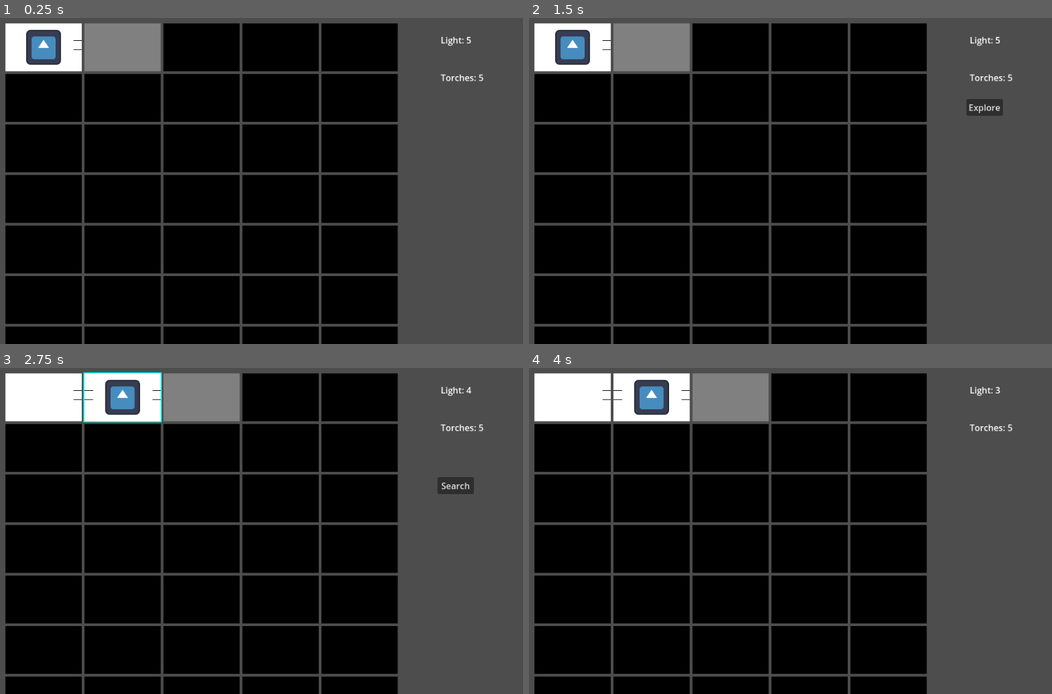
Above: before the commit, frames 1-4 (two rows, left to right).
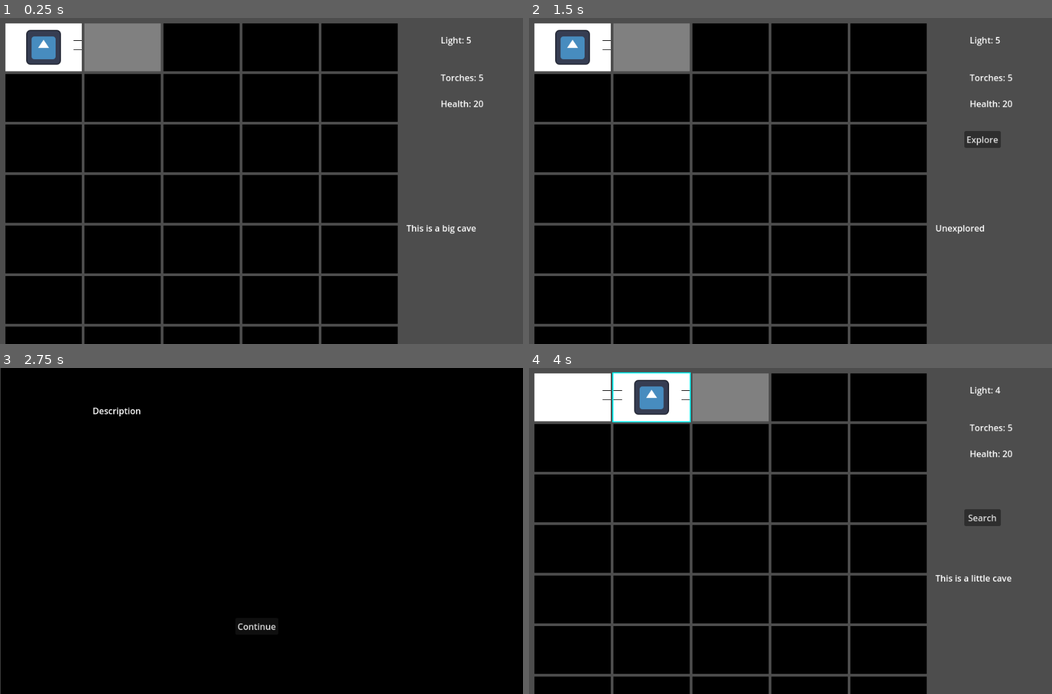
Above: after the commit, the same moments.

Repository: harmadillotw/LD57
Game: Godot game, scene res://Scenes/Main.tscn
Same seed, same stepped clock (60 frames per second), same inputs: the game is played once before the commit and once after it. The engine's default icon, where the game draws it, is replaced by a stand-in: a white triangle on a blue panel in a dark square.
Inputs (mouse positions are in pixels of both pictures, inside the frame that each line leads up to):
- Up to frame 1 (0.25 s): no input
- Up to frame 2 (1.5 s): tap Enter at 0.5 s; drag from (570, 47) to (732, 47) at 0.52 s; tap Space at 1.25 s; drag from (649, 47) to (811, 47) at 1.27 s
- Up to frame 3 (2.75 s): click "Explore" at 2 s
- Up to frame 4 (4 s): click "Search" at 2.75 s; click (785, 625) at 3.5 s, where only the run after the commit has a clickable "Continue"

The runs differ from the first frame. In frame 1, 0.2% of the frame differs, in the area x 77-93%, y 25-67%; in frame 2, 0.8%; in frame 3, 39%, in the area x 0-100%, y 0-100%; in frame 4, 0.8%.

Commit message:
added events - basics

Diff:
--- /dev/null
+++ b/Scenes/EventPanel.tscn
@@ -0,0 +1,42 @@
+[gd_scene load_steps=3 format=3 uid="uid://clyq0flge8xkt"]
+
+[ext_resource type="Script" uid="uid://byhqhgp7f0djd" path="res://Scripts/EventPanelController.gd" id="1_u7p6f"]
+
+[sub_resource type="StyleBoxFlat" id="StyleBoxFlat_u7p6f"]
+bg_color = Color(0, 0, 0, 1)
+
+[node name="EventPanel" type="Node2D"]
+script = ExtResource("1_u7p6f")
+
+[node name="Panel" type="Panel" parent="."]
+offset_right = 962.0
+offset_bottom = 602.0
+theme_override_styles/panel = SubResource("StyleBoxFlat_u7p6f")
+metadata/_edit_lock_ = true
+
+[node name="RichTextLabel" type="RichTextLabel" parent="Panel"]
+layout_mode = 0
+offset_left = 169.0
+offset_top = 67.0
+offset_right = 812.0
+offset_bottom = 391.0
+text = "Description"
+
+[node name="Button1" type="Button" parent="Panel"]
+layout_mode = 0
+offset_left = 431.0
+offset_top = 460.0
+offset_right = 481.0
+offset_bottom = 491.0
+text = "Close"
+
+[node name="Button2" type="Button" parent="Panel"]
+layout_mode = 0
+offset_left = 431.0
+offset_top = 506.0
+offset_right = 481.0
+offset_bottom = 537.0
+text = "Close"
+
+[connection signal="pressed" from="Panel/Button1" to="." method="_on_button_pressed"]
+[connection signal="pressed" from="Panel/Button2" to="." method="_on_button_2_pressed"]
--- a/Scenes/Main.tscn
+++ b/Scenes/Main.tscn
@@ -1,6 +1,7 @@
-[gd_scene load_steps=2 format=3 uid="uid://b04jkm5ht1kri"]
+[gd_scene load_steps=3 format=3 uid="uid://b04jkm5ht1kri"]
 
 [ext_resource type="Script" uid="uid://dnded3vnu0mv6" path="res://Scripts/GameController.gd" id="1_idj7w"]
+[ext_resource type="PackedScene" uid="uid://clyq0flge8xkt" path="res://Scenes/EventPanel.tscn" id="2_idj7w"]
 
 [node name="Node2D" type="Node2D"]
 script = ExtResource("1_idj7w")
@@ -9,24 +10,24 @@
 position = Vector2(480, 300)
 
 [node name="MoveButton" type="Button" parent="Camera2D"]
-offset_left = 325.0
-offset_top = -46.0
-offset_right = 392.0
-offset_bottom = -15.0
+offset_left = 321.0
+offset_top = 13.0
+offset_right = 388.0
+offset_bottom = 44.0
 text = "Move"
 
 [node name="SearchButton" type="Button" parent="Camera2D"]
-offset_left = 323.0
-offset_top = -99.0
-offset_right = 390.0
-offset_bottom = -68.0
+offset_left = 319.0
+offset_top = -40.0
+offset_right = 386.0
+offset_bottom = -9.0
 text = "Search"
 
 [node name="ExploreButton" type="Button" parent="Camera2D"]
-offset_left = 323.0
-offset_top = -151.0
-offset_right = 390.0
-offset_bottom = -120.0
+offset_left = 319.0
+offset_top = -92.0
+offset_right = 386.0
+offset_bottom = -61.0
 text = "Explore"
 
 [node name="LightLabel" type="Label" parent="Camera2D"]
@@ -43,6 +44,25 @@
 offset_bottom = -179.0
 text = "Torchs:"
 
+[node name="HealthLabel" type="Label" parent="Camera2D"]
+offset_left = 329.0
+offset_top = -154.0
+offset_right = 386.0
+offset_bottom = -131.0
+text = "Health:"
+
+[node name="DescriptionLabel" type="RichTextLabel" parent="Camera2D"]
+offset_left = 266.0
+offset_top = 75.0
+offset_right = 460.0
+offset_bottom = 265.0
+text = "Description"
+
+[node name="EventPanel" parent="Camera2D" instance=ExtResource("2_idj7w")]
+visible = false
+top_level = true
+position = Vector2(1, 0)
+
 [connection signal="pressed" from="Camera2D/MoveButton" to="." method="_on_move_button_pressed"]
 [connection signal="pressed" from="Camera2D/SearchButton" to="." method="_on_search_button_pressed"]
 [connection signal="pressed" from="Camera2D/ExploreButton" to="." method="_on_explore_button_pressed"]
--- /dev/null
+++ b/Scripts/Event.gd
@@ -0,0 +1,13 @@
+class_name Event
+
+var event_value = []
+var test := ""
+var health1 := 0
+var health2 := 0
+var light1 := 0
+var light2 := 0
+var torches1 := 0
+var torches2 := 0
+var options := 1
+var option1 := ""
+var options2 := ""
--- /dev/null
+++ b/Scripts/EventPanelController.gd
@@ -0,0 +1,37 @@
+extends Node2D
+
+@onready var textLabel : RichTextLabel = $Panel/RichTextLabel
+@onready var button1 : Button = $Panel/Button1
+@onready var button2 : Button = $Panel/Button2
+
+var event := 0
+var descText := ""
+
+signal event_completed()
+
+func setText(newText):
+	textLabel.text = newText
+func populateEvent(newText, eventNum):
+	descText = newText + "/n/n" + Global.events[event][9]
+	event = eventNum
+	button1.text = Global.events[event][7]
+	button2.text = Global.events[event][8]
+	if Global.events[event][6] == 2:
+		button2.set_visible(true)
+	else:
+		button2.set_visible(false)
+
+func _on_button_pressed() -> void:
+	Global.player.health += Global.events[event][0]
+	Global.player.torches += Global.events[event][4]
+	Global.player.light += Global.events[event][2]
+	event_completed.emit()
+	self.set_visible(false)
+
+func _on_button_2_pressed() -> void:
+
+	Global.player.health += Global.events[event][1]
+	Global.player.torches += Global.events[event][5]
+	Global.player.light += Global.events[event][3]
+	event_completed.emit()
+	self.set_visible(false)
--- /dev/null
+++ b/Scripts/Events.gd
@@ -0,0 +1,45 @@
+extends Node
+
+var numEvents = 2
+
+const Descriptions = ["You stand at the entrance to a vast cave system",
+"This is a cave",
+"This is a big cave",
+"This is a little cave",
+"It is damp",
+"Your words echo around the chamber"]
+
+const EventDesc = ["", "Do a thing"]
+
+const EventH1 = [0,1]
+const EventH2 = [0,2]
+const EventL1 = [0,1]
+const EventL2 = [0,2]
+const EventT1 = [0,1]
+const EventT2 = [0,2]
+const EventOptions = [1,2]
+const EventOpt1 = ["Continue","Do it"]
+const EventOpt2 = ["","Don't do it"]
+#explore events
+#waterfall
+#lake
+#crystal cave
+# stalactites
+# stalagmites
+# light
+# bioluminescence
+# wall art.
+# ancient tools/ remains
+#animals
+	# cave spider
+	# mole
+	# dragon
+	# bats
+	# snake
+
+#search events
+# stuff for torches
+# rest/recovery
+# damage
+	# fall
+	# cut
--- a/Scripts/GameController.gd
+++ b/Scripts/GameController.gd
@@ -9,6 +9,11 @@
 
 @onready var lightLabel: Label = $Camera2D/LightLabel
 @onready var torchLabel: Label = $Camera2D/TorchLabel
+@onready var healthLabel: Label = $Camera2D/HealthLabel
+@onready var descriptionLabel : RichTextLabel = $Camera2D/DescriptionLabel
+
+@onready var eventLabel: Node2D = $Camera2D/EventPanel
+
 
 var previousPlayerTileId
 var playerTileId
@@ -17,11 +22,13 @@
 
 
 func _ready() -> void:
+	populateEvents()
 	initialiseGrid()
 	var instance = tileGridScene.instantiate()
 	instance.populate()
 	instance.position = Vector2(10,10)
 	instance.tile_selected.connect(_on_Emitter_tile_selected)
+	eventLabel.event_completed.connect(_on_Event_Complete)
 	add_child(instance)
 	updateStatus()
 	_on_Emitter_tile_selected(0)
@@ -29,11 +36,16 @@
 	playerTileId = 0
 	clearAccessible(0)
 	setAccessible(0)
+	updateDescription()
 
 func _on_Emitter_tile_selected(id):
 	selectedTile = Global.tileDictionary[id]
 	selectedTileStat = Global.tileStatsDictionary[id]
+	updateDescription()
 	updateUI()
+
+func _on_Event_Complete():
+	updateStatus()
 
 func updateUI():
 	exploreButton.set_visible(false)
@@ -87,18 +99,29 @@
 func _on_explore_button_pressed() -> void:
 	if selectedTile:
 		Global.tileStatsDictionary[selectedTile.id].explored = true
+		var description = Global.tileStatsDictionary[selectedTile.id].description
+		var displayText = Events.Descriptions[description]
+		updateDescription()
 		selectedTile.exploreTile()
+		eventLabel.populateEvent(displayText,Global.tileStatsDictionary[selectedTile.id].event)
+		#eventLabel.setText(displayText)
+		eventLabel.set_visible(true)
+		updateDescription()
 		movePlayer()
 		updateUI()
 
 
 func _on_search_button_pressed() -> void:
+	Global.tileStatsDictionary[selectedTile.id].searched = true
+	selectedTile.setSearched(true)
 	updateLight()
+	updateUI()
 
 
 func _on_move_button_pressed() -> void:
 	if (Global.player.location_id != selectedTile.id):
 		movePlayer()
+		updateDescription()
 
 func movePlayer():
 		Global.player.location_id = selectedTile.id
@@ -122,6 +145,14 @@
 			newY = maxY
 		camera.position = Vector2(camera.position.x,newY)
 
+func updateDescription():
+	if Global.tileStatsDictionary[selectedTile.id].explored:
+		var description = Global.tileStatsDictionary[selectedTile.id].description
+		var displayText = Events.Descriptions[description]
+		descriptionLabel.text = displayText
+	else:
+		descriptionLabel.text = "Unexplored"
+
 func updateLight():
 	Global.player.light -= 1
 	if Global.player.light == 0:
@@ -132,6 +163,7 @@
 	if Global.player:
 		lightLabel.text = "Light: " + str(Global.player.light)
 		torchLabel.text = "Torches: " + str(Global.player.torches)
+		healthLabel.text = "Health: " + str(Global.player.health)
 	if Global.player.torches == 0:
 		pass
 		#End game
@@ -139,7 +171,7 @@
 func initialiseGrid():
 	var rng = RandomNumberGenerator.new()
 	var randSeed = randi() % 1000000
-
+	#randSeed = 96282
 	print(" Seed is %d " % randSeed)
 	rng.seed = randSeed
 	var id=0
@@ -148,7 +180,7 @@
 	for i in Global.rows:
 		var downs
 		var downSlopes
-		var minColumns
+		var minColumns = 5
 		var minCol = -1
 		var maxCol = -1
 		var downCols = []
@@ -275,6 +307,35 @@
 				newTileStat.id = id
 				newTileStat.explored = false
 				newTileStat.searched = false
+				if (id ==0):
+					newTileStat.explored = true
+					newTileStat.searched = true
+					newTileStat.rightE = true
+				elif (id ==1):
+					newTileStat.leftE = true
+					newTileStat.rightE = true
+				elif (id ==2):
+					newTileStat.leftE = true
+					newTileStat.rightE = true
+				elif (id ==3):
+					newTileStat.rightE = true
+					newTileStat.leftE = true
+					newTileStat.bottomE = true
+				elif (id ==4):
+					newTileStat.explored = false
+					newTileStat.leftE = true
+			if (id ==0):
+				newTileStat.description = 0
+				newTileStat.event = 0
+			if (id ==1):
+				newTileStat.description = 0
+				newTileStat.event = 0
+			if (id ==2):
+				newTileStat.description = 1
+				newTileStat.event = 1
+			else:
+				newTileStat.description = rng.randi_range(1,5)
+				newTileStat.event = 0
 			Global.tileStatsDictionary[id] = newTileStat
 			id += 1
 	id=0
@@ -291,3 +352,9 @@
 					if (Global.tileStatsDictionary[id-Global.columns].bottomSlope):
 						Global.tileStatsDictionary[id].topSlope = true
 			id += 1
+
+func populateEvents():
+	for n in Events.numEvents:
+		Global.events.push_back([Events.EventH1[n], Events.EventH2[n], Events.EventL1[n],
+						Events.EventL2[n],Events.EventT1[n],Events.EventT2[n],Events.EventOptions[n],
+						Events.EventOpt1[n], Events.EventOpt2[n], Events.EventDesc[n]])
--- a/Scripts/Global.gd
+++ b/Scripts/Global.gd
@@ -7,4 +7,6 @@
 var tileStatsDictionary : Dictionary[int,TileStats]
 var tileCount = 0
 
+var events = []
+
 var player
--- a/Scripts/PlayerController.gd
+++ b/Scripts/PlayerController.gd
@@ -8,6 +8,7 @@
 var gridHSpace = 5
 @export var torches = 5
 @export var light = 5
+@export var health = 20
 
 func updatePosition():
 	var i = location_id/5
--- a/Scripts/TileController.gd
+++ b/Scripts/TileController.gd
@@ -52,6 +52,7 @@
 	explored = show
 func setSearched(show):
 	searched = show
+
 func exploreTile():
 	explored = true
 	get_node("Explored2D").set_visible(true)
--- a/Scripts/TileResource.gd
+++ b/Scripts/TileResource.gd
@@ -13,3 +13,6 @@
 var leftE = false
 var bottomSlope = false
 var topSlope = false
+
+var description = 0
+var event = 0
--- a/project.godot
+++ b/project.godot
@@ -18,6 +18,7 @@
 [autoload]
 
 Global="*res://Scripts/Global.gd"
+Events="*res://Scripts/Events.gd"
 
 [display]
 
Not shown, added: Scripts/Event.gd.uid
Not shown, added: Scripts/EventPanelController.gd.uid
Not shown, added: Scripts/Events.gd.uid
